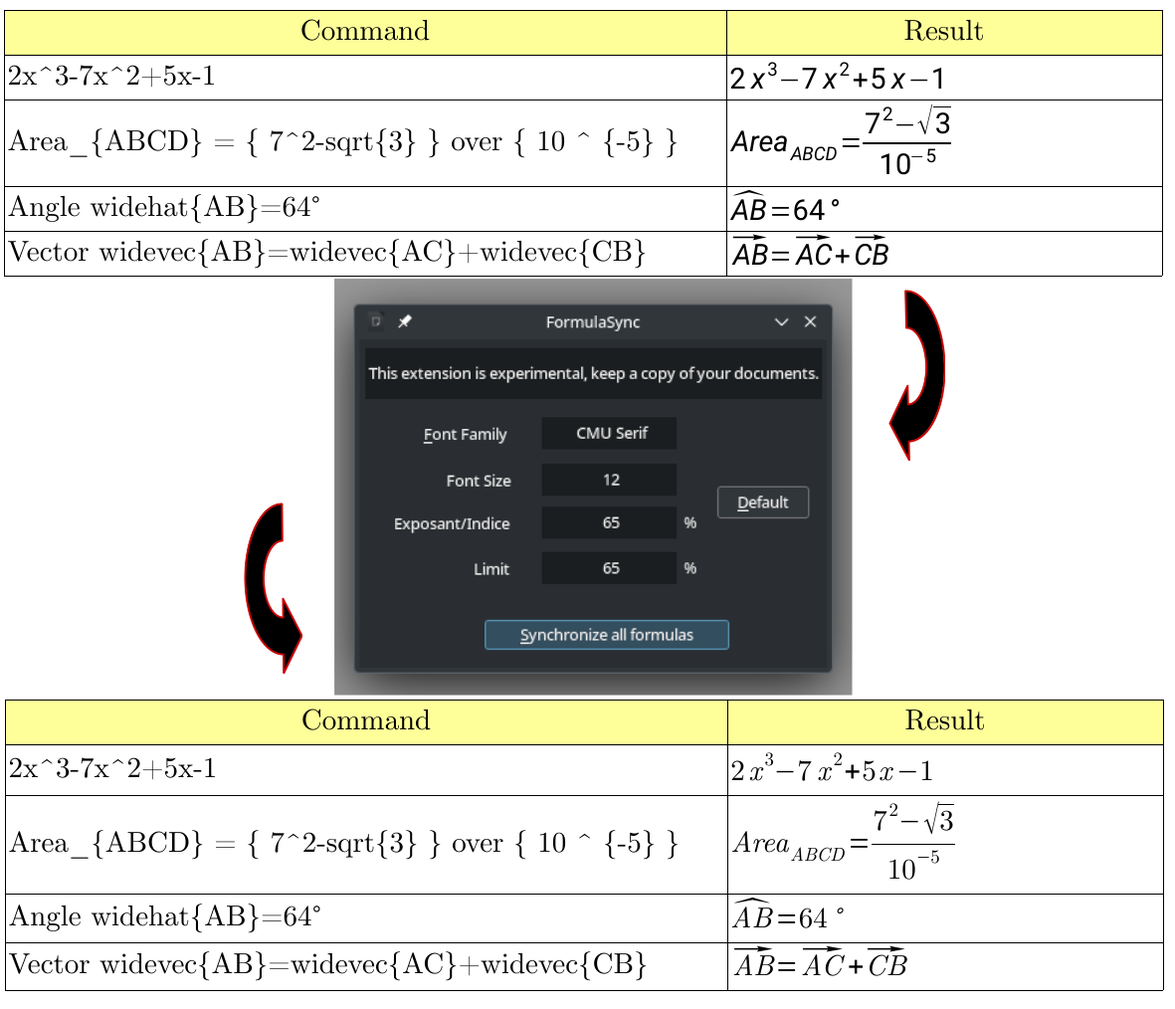
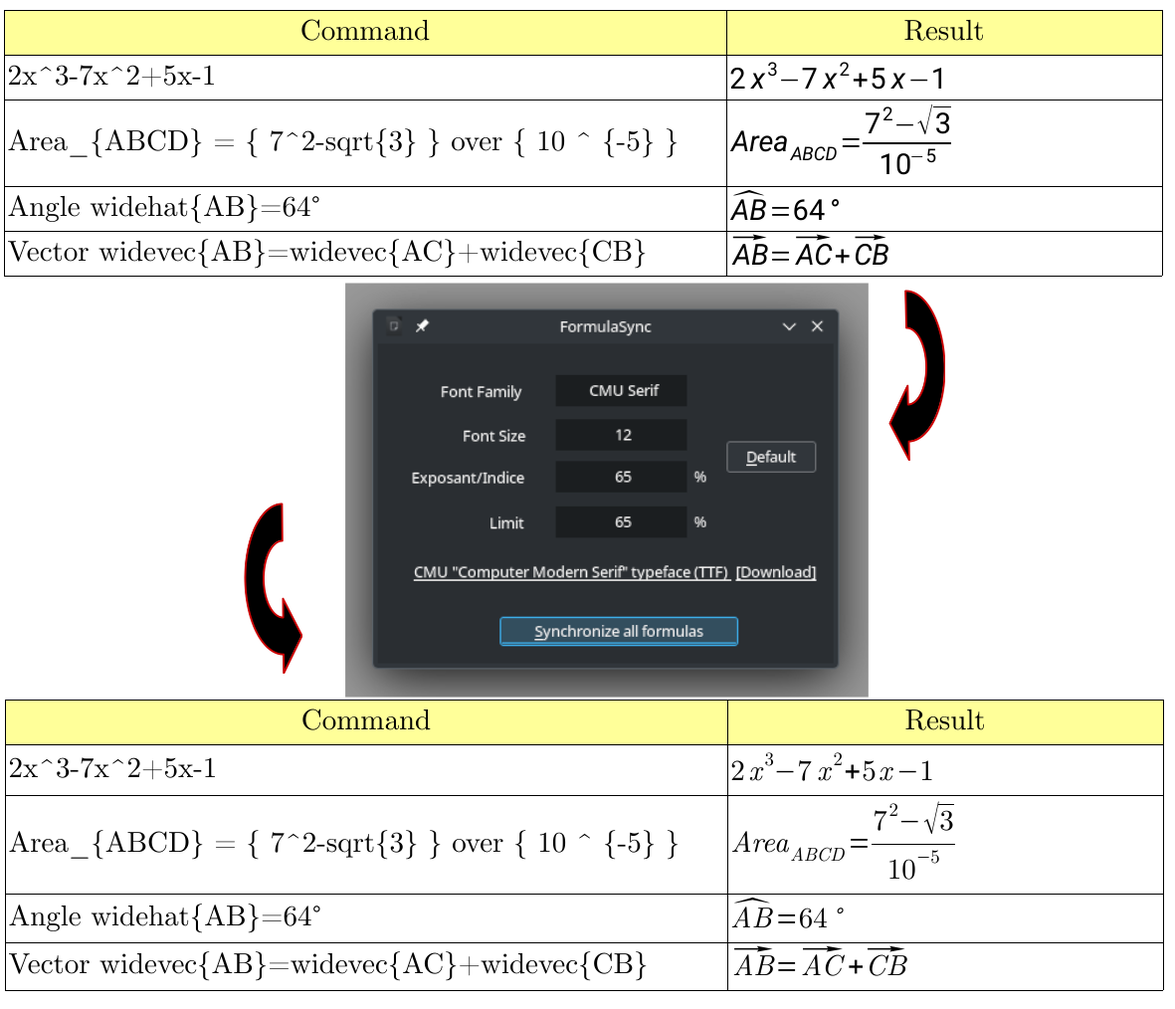
Before/after of a 1175px x 1009px layered artwork. What changed in the layer stack:
added layer "Calque copié #8" above "Calque copié #7" over [345, 282, 869, 698]
hid "Calque copié #7" over [334, 278, 853, 696]
